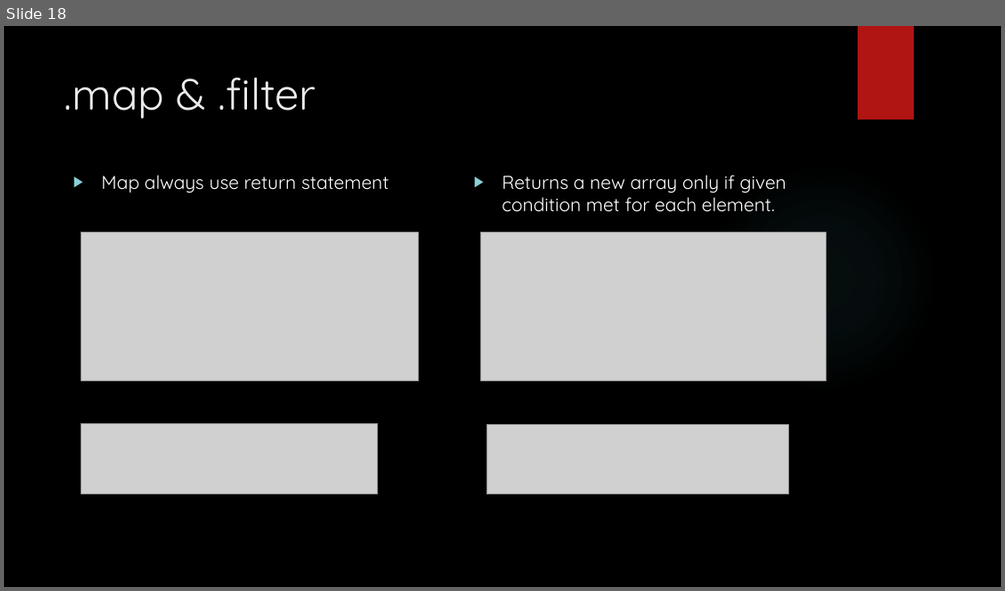
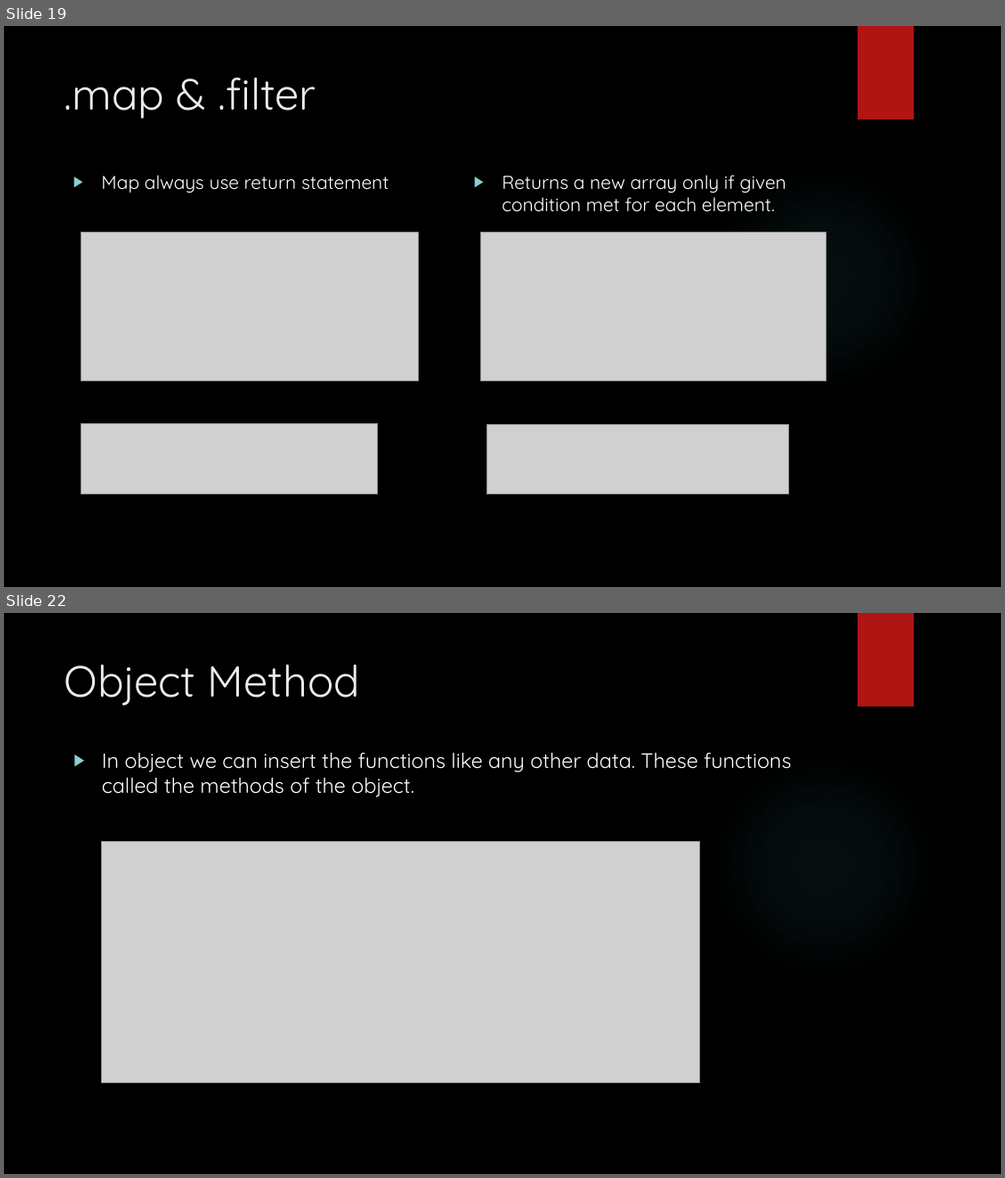
Before and after one commit to git-chinmay/my-JavaScript, a slide deck: JAVASCRPT.pptx. Shown one above the other, each under a label of ours: slide 18 before the commit, slides 19 and 22 after it; the slides between them are not shown. The pictures are 1005x591 and 1005x1178 pixels, drawn with LibreOffice and Linux fonts; fonts in the diff are those of the drawing; grey boxes stand for pictures; background and template pictures are left out. Boxes give left, top, right and bottom in pixels: in the first picture for what was removed or moved away, otherwise in the second. Text is boxed around its words. In the diff, an @@ line names an element or a change of style, - is before the commit and + after.

Commit message:
Object Portion added

```diff
--- a/JAVASCRPT.pptx
+++ b/JAVASCRPT.pptx
@@ slide 22 added at [4,613,1001,1174], background picture (left out); not listed: 2 template elements that a slide beside it also shows @@
@@ title added at [65,664,360,706], 42 pt, text #EBEBEB @@
+Object Method
@@ text added at [102,752,791,797], 20 pt, text #FFFFFF @@
+▶ In object we can insert the functions like any other data. These functions called the methods of the object.
@@ picture added at [102,842,700,1083] @@
@@ what was slide 18 is now slide 19 @@
```
Also in this commit, not shown: 1 slide changed, 5 other slides added.
